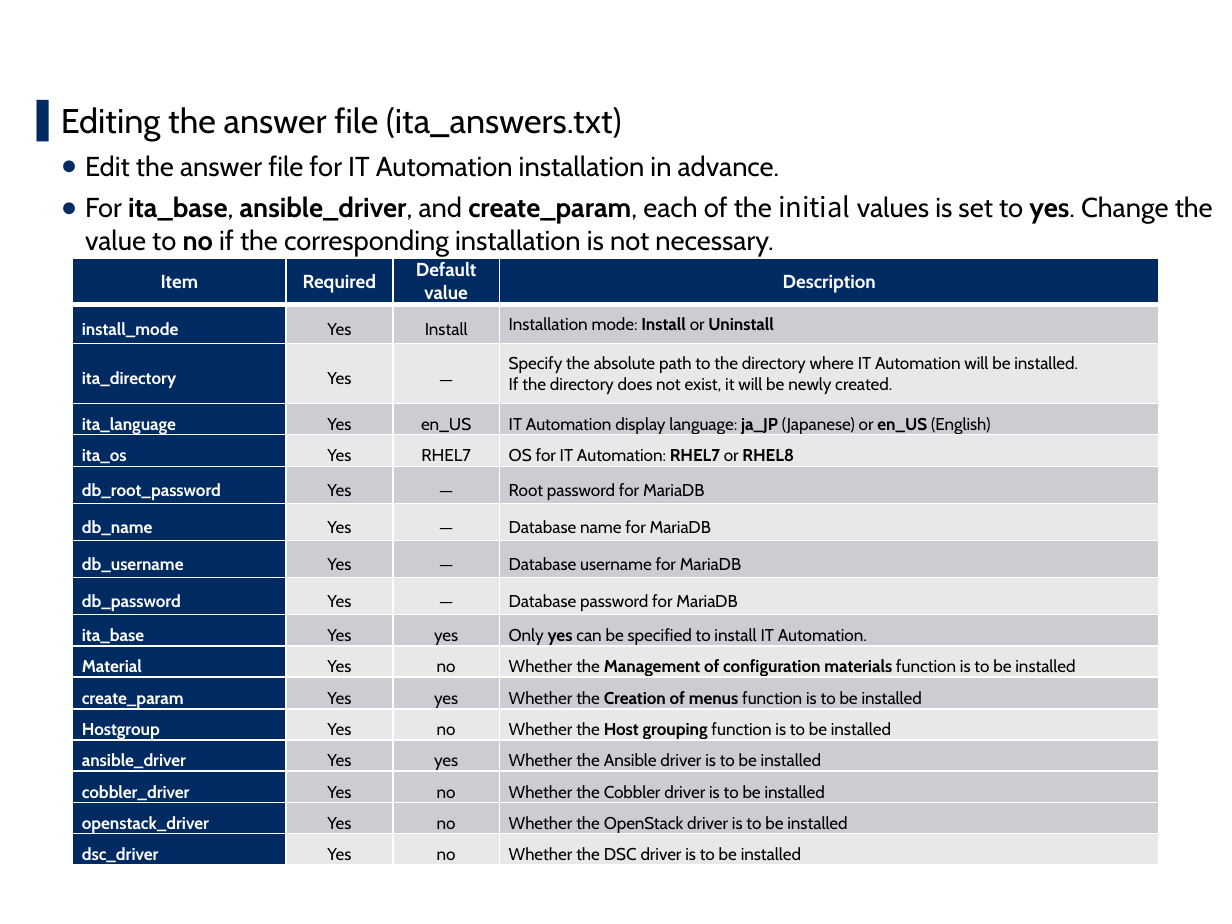
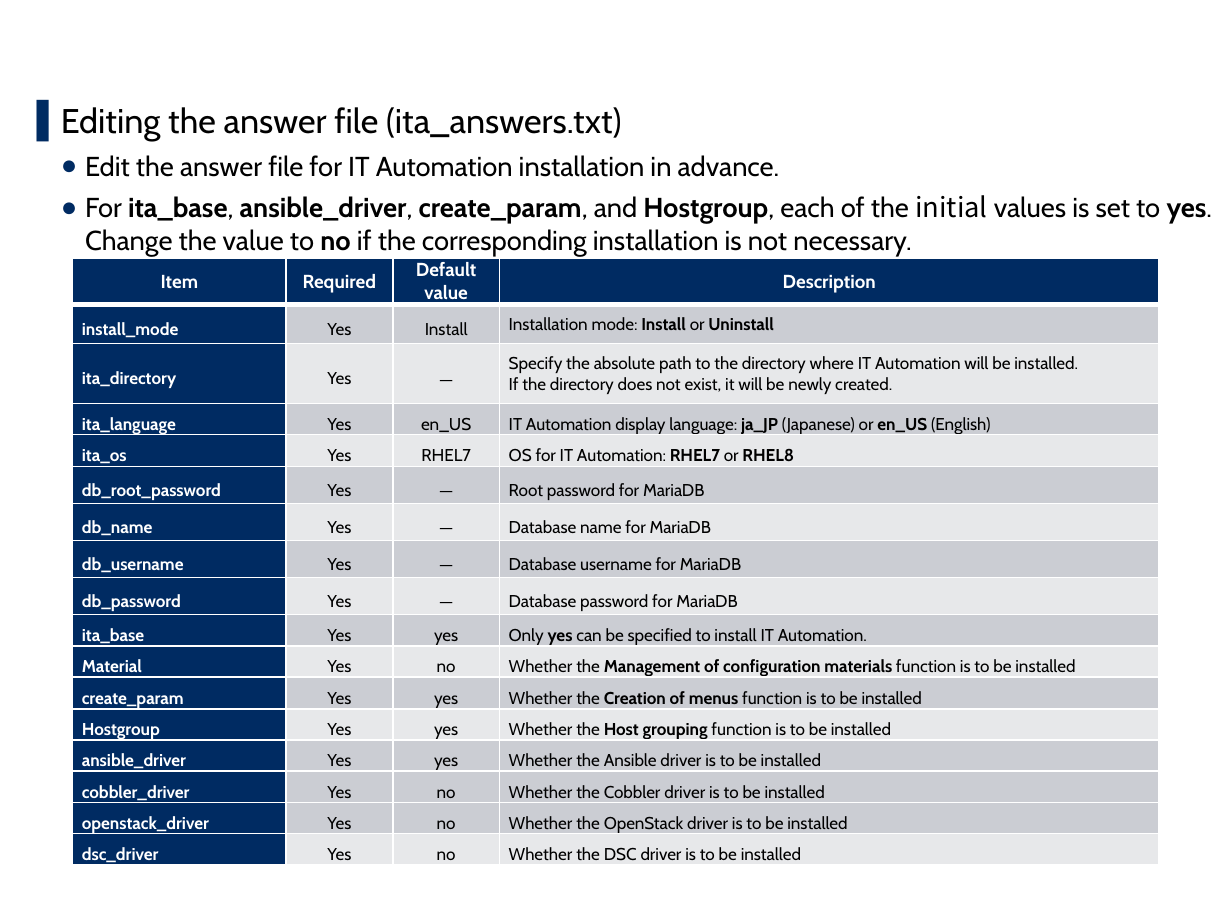
Before and after one commit to exastro-suite/it-automation-docs, a slide deck: slide 16 of asset/Learn/ITA-online-install_en.pptx. Drawn at 1232x924 pixels with LibreOffice and Linux fonts; fonts in the diff are those of the drawing; background and template pictures are left out. Boxes give left, top, right and bottom in pixels: in the first picture for what was removed or moved away, otherwise in the second. Text is boxed around its words. In the diff, an @@ line names an element or a change of style, - is before the commit and + after.

```diff
--- a/asset/Learn/ITA-online-install_en.pptx
+++ b/asset/Learn/ITA-online-install_en.pptx
@@ text at (85,195,1213,256): text changed @@
-  ● For ita_base, ansible_driver, and create_param, each of the initial values is set to yes. Change the value to no if the corresponding installation is not necessary.
+  ● For ita_base, ansible_driver, create_param, and Hostgroup, each of the initial values is set to yes. Change the value to no if the corresponding installation is not necessary.
@@ table at (73,259,1161,869) @@
-row 13, column 3: no
+row 13, column 3: yes
```
Also in this commit, not shown: 6 other slides changed.
